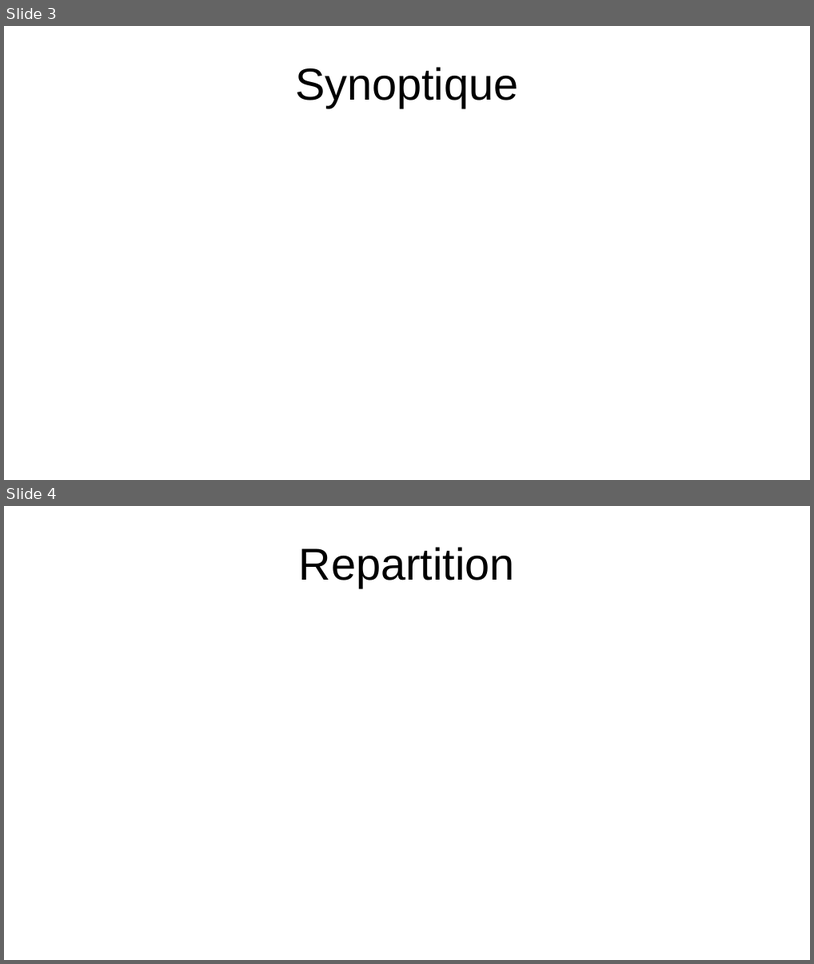
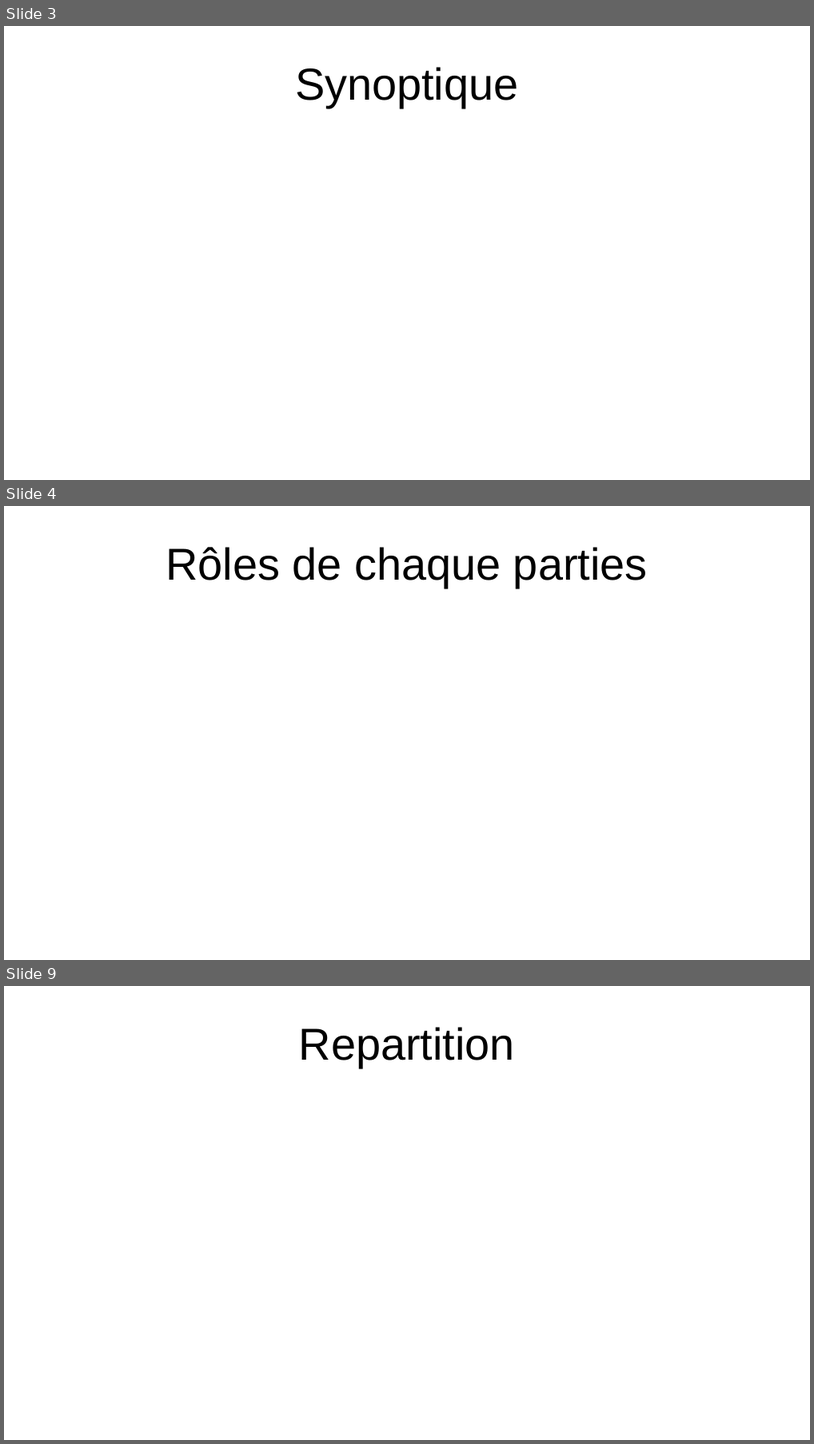
Before and after one commit to Letsuchinoko/Projet_Drone, a slide deck: Documents/Présentation drone.odp. Shown one above the other, each under a label of ours: slides 3 and 4 before the commit, slides 3, 4 and 9 after it; the slides between them are not shown. The pictures are 814x964 and 814x1444 pixels, drawn with LibreOffice and Linux fonts; fonts in the diff are those of the drawing. Boxes give left, top, right and bottom in pixels: in the first picture for what was removed or moved away, otherwise in the second. Text is boxed around its words. In the diff, an @@ line names an element or a change of style, - is before the commit and + after.

```diff
--- a/Documents/Présentation drone.odp
+++ b/Documents/Présentation drone.odp
@@ slide 4 added at bbox=[4, 506, 810, 960], background #FFFFFF @@
@@ title added at bbox=[166, 547, 648, 588], 44 pt, text #000000 @@
+Rôles de chaque parties
@@ what was slide 4 is now slide 9 @@
```
Also in this commit, not shown: 5 other slides added, 1 slide removed, 2 other files.
